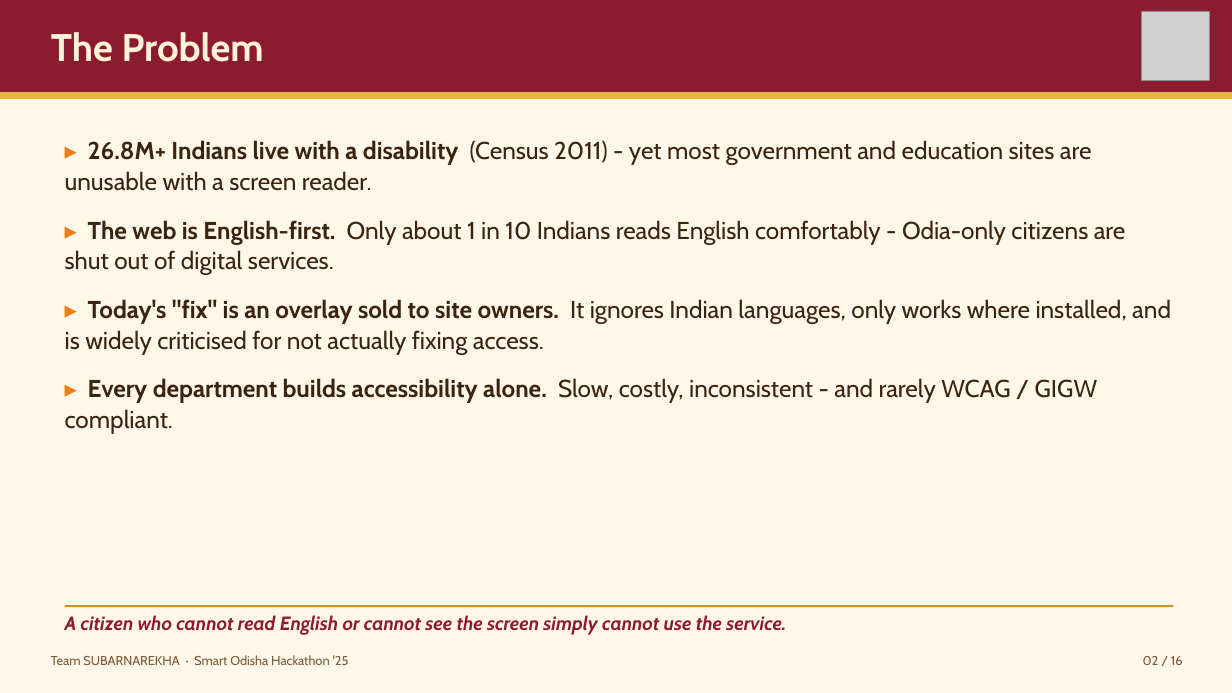
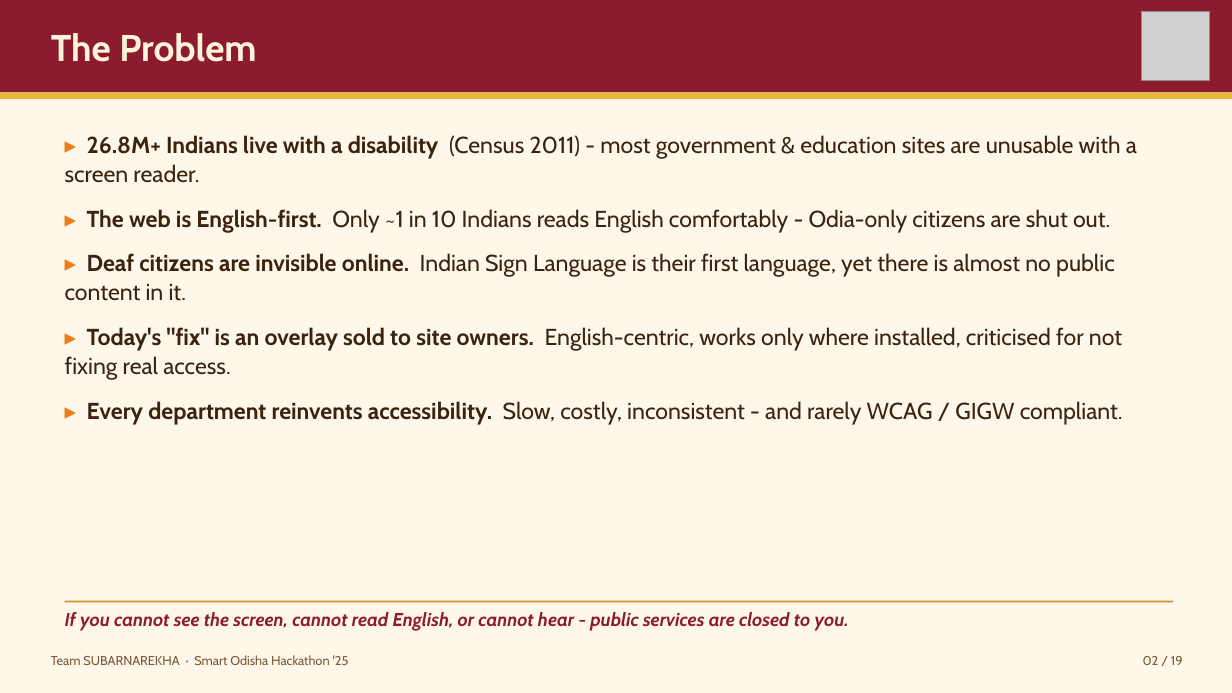
Before and after one commit to flashmindbox/AaaS, a slide deck: slide 2 of pitch/AaaS-Pitch.pptx. Drawn at 1232x693 pixels with LibreOffice and Linux fonts; fonts in the diff are those of the drawing; grey boxes stand for pictures. Boxes give left, top, right and bottom in pixels: in the first picture for what was removed or moved away, otherwise in the second. Text is boxed around its words. In the diff, an @@ line names an element or a change of style, - is before the commit and + after.

```diff
--- a/pitch/AaaS-Pitch.pptx
+++ b/pitch/AaaS-Pitch.pptx
@@ text "The Problem" at [51,33,256,62]: size 30 to 29 pt @@
@@ text at [65,135,1137,425]: text changed; size 19 to 18 pt @@
-▸ 26.8M+ Indians live with a disability (Census 2011) - yet most government and education sites are unusable with a screen reader.
-▸ The web is English-first. Only about 1 in 10 Indians reads English comfortably - Odia-only citizens are shut out of digital services.
-▸ Today's "fix" is an overlay sold to site owners. It ignores Indian languages, only works where installed, and is widely criticised for not actually fixing access.
-▸ Every department builds accessibility alone. Slow, costly, inconsistent - and rarely WCAG / GIGW compliant.
+▸ 26.8M+ Indians live with a disability (Census 2011) - most government & education sites are unusable with a screen reader.
+▸ The web is English-first. Only ~1 in 10 Indians reads English comfortably - Odia-only citizens are shut out.
+▸ Deaf citizens are invisible online. Indian Sign Language is their first language, yet there is almost no public content in it.
+▸ Today's "fix" is an overlay sold to site owners. English-centric, works only where installed, criticised for not fixing real access.
+▸ Every department reinvents accessibility. Slow, costly, inconsistent - and rarely WCAG / GIGW compliant.
@@ rectangle: place and size @@
-rectangle at [65,605,1174,607]
+rectangle at [65,601,1174,603]
@@ text at [65,612,849,631]: text changed; size 15 to 14.5 pt @@
-A citizen who cannot read English or cannot see the screen simply cannot use the service.
+If you cannot see the screen, cannot read English, or cannot hear - public services are closed to you.
@@ text at [1143,656,1183,665]: text changed @@
-02 / 16
+02 / 19
```
Also in this commit, not shown: 15 other slides changed, 3 slides added, 29 other files.
